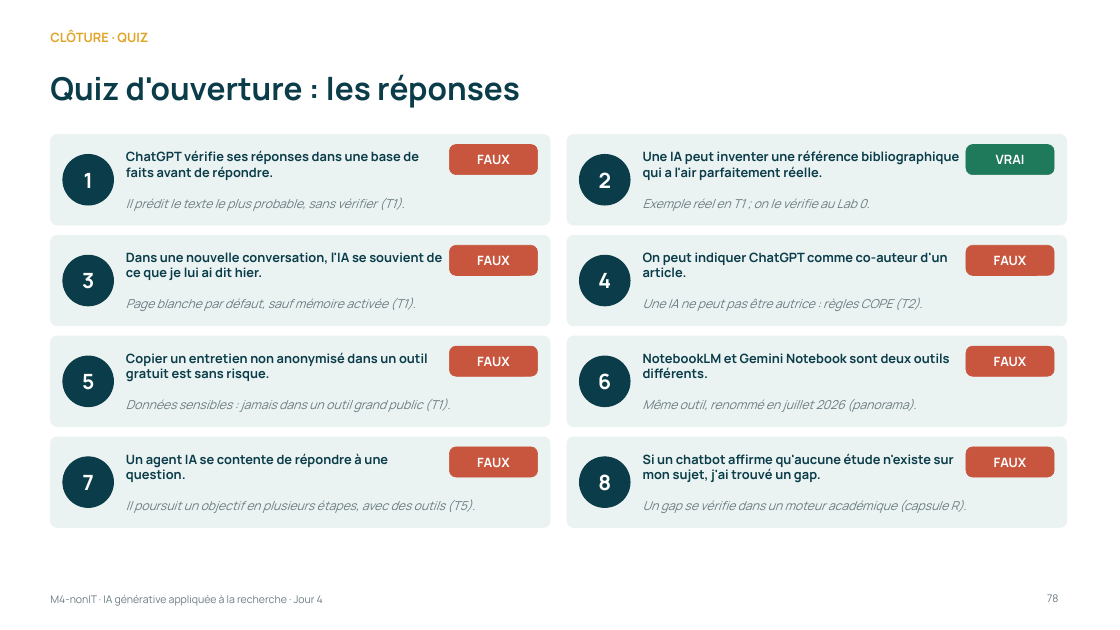
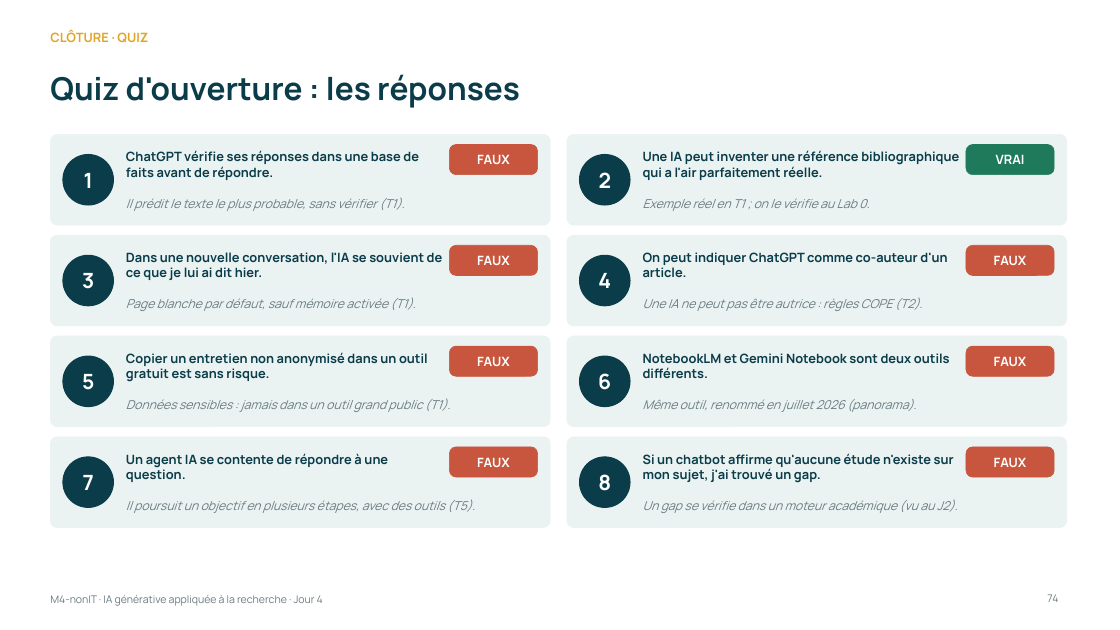
Before and after one commit to Amevi-isi/formation-chercheur-univ, a slide deck: slide 74 of module4_nonIT/M4-nonIT_IA_generative_appliquee.pptx (slide 78 before the commit). Drawn at 1120x630 pixels with LibreOffice and Linux fonts; fonts in the diff are those of the drawing. Boxes give left, top, right and bottom in pixels: in the first picture for what was removed or moved away, otherwise in the second. Text is boxed around its words. In the diff, an @@ line names an element or a change of style, - is before the commit and + after.

```diff
--- a/module4_nonIT/M4-nonIT_IA_generative_appliquee.pptx
+++ b/module4_nonIT/M4-nonIT_IA_generative_appliquee.pptx
@@ text at [643, 500, 958, 513]: text changed @@
-Un gap se vérifie dans un moteur académique (capsule R).
+Un gap se vérifie dans un moteur académique (vu au J2).
@@ page number at [1047, 594, 1058, 602]: text changed @@
-78
+74
```
Also in this commit, not shown: 4 other slides changed, 5 slides added, 9 slides removed, 9 other files.
